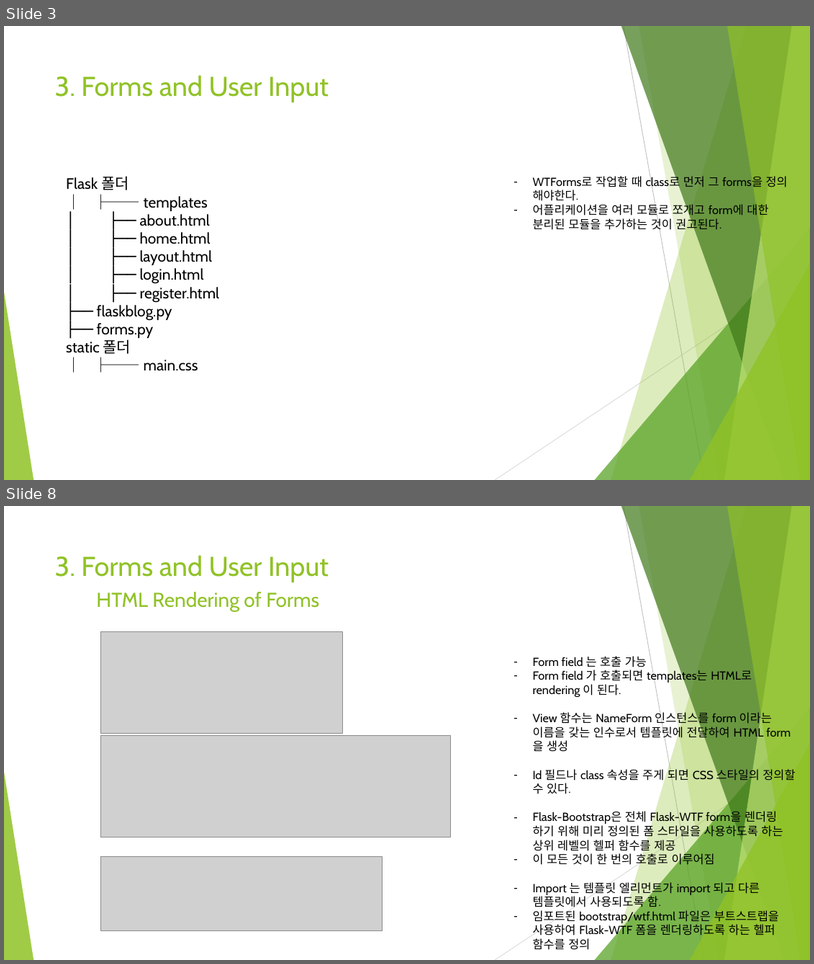
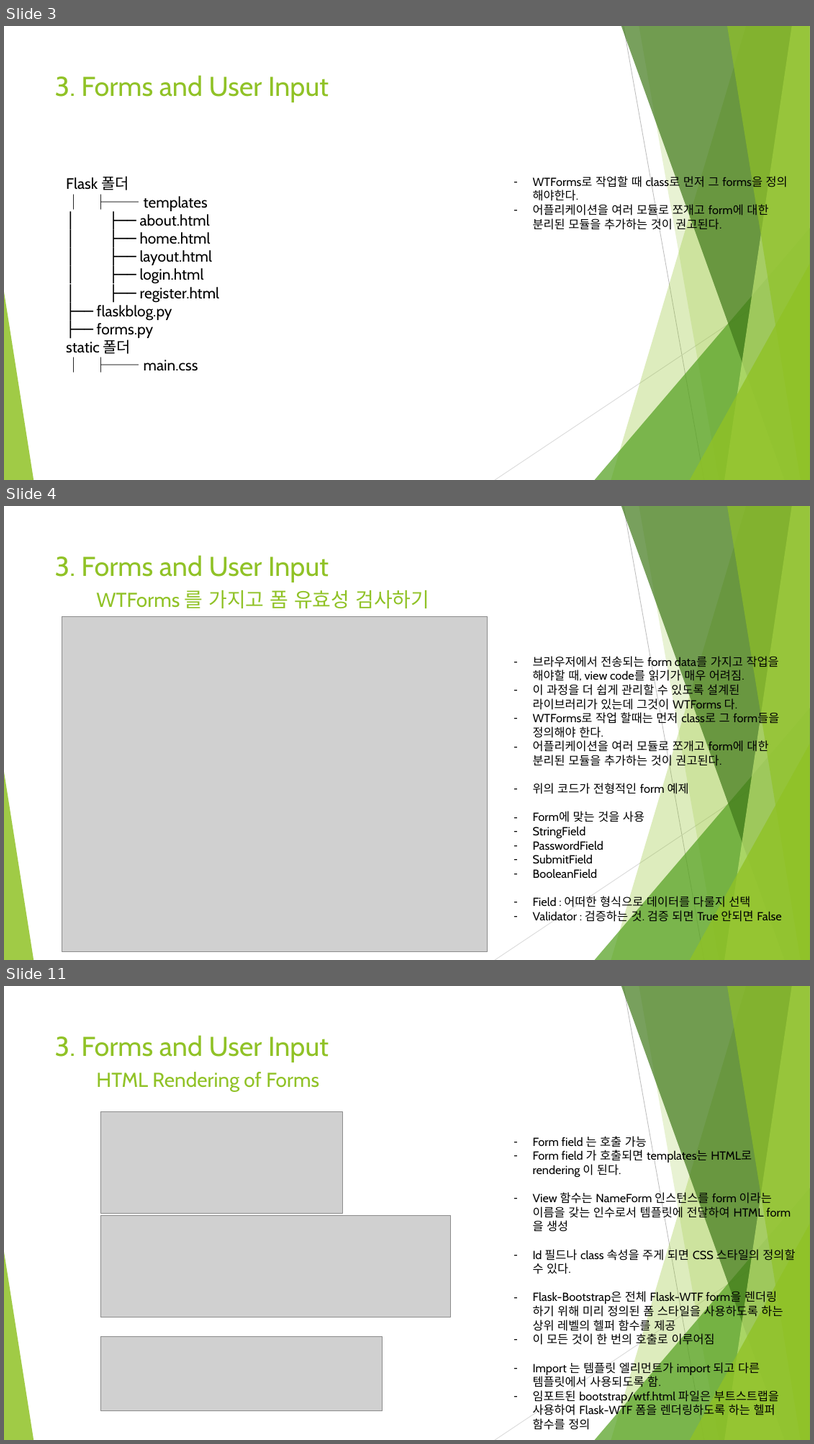
Before and after one commit to Heechul90/Flask, a slide deck: Study/03. Forms and User Input/Forms and User Input.pptx. Shown one above the other, each under a label of ours: slides 3 and 8 before the commit, slides 3, 4 and 11 after it; the slides between them are not shown. The pictures are 814x964 and 814x1444 pixels, drawn with LibreOffice and Linux fonts; fonts in the diff are those of the drawing; grey boxes stand for pictures. Boxes give left, top, right and bottom in pixels: in the first picture for what was removed or moved away, otherwise in the second. Text is boxed around its words. In the diff, an @@ line names an element or a change of style, - is before the commit and + after.

Commit message:
forms and package structure

```diff
--- a/Study/03. Forms and User Input/Forms and User Input.pptx
+++ b/Study/03. Forms and User Input/Forms and User Input.pptx
@@ slide 4 added at (4, 506, 810, 960), background #FFFFFF; not listed: 10 template elements that a slide beside it also shows @@
@@ title added at (55, 555, 329, 582), 32.4 pt, text #90C226 @@
+3. Forms and User Input
@@ text added at (96, 590, 430, 608), 24 pt, text #90C226 @@
+WTForms 를 가지고 폼 유효성 검사하기
@@ picture added at (62, 617, 488, 951) @@
@@ text added at (533, 656, 782, 924), 14 pt, text #000000 @@
+– 브라우저에서 전송되는 form data를 가지고 작업을 해야할 때, view code를 읽기가 매우 어려짐.
+– 이 과정을 더 쉽게 관리할 수 있도록 설계된 라이브러리가 있는데 그것이 WTForms 다.
+– WTForms로 작업 할때는 먼저 class로 그 form들을 정의해야 한다.
+– 어플리케이션을 여러 모듈로 쪼개고 form에 대한 분리된 모듈을 추가하는 것이 권고된다.
+– 위의 코드가 전형적인 form 예제
+– Form에 맞는 것을 사용
+– StringField
+– PasswordField
+– SubmitField
+– BooleanField
+– Field : 어떠한 형식으로 데이터를 다룰지 선택
+– Validator : 검증하는 것. 검증 되면 True 안되면 False
@@ what was slide 8 is now slide 11 @@
```
Also in this commit, not shown: 5 slides changed, 2 other slides added, 4 other files.
